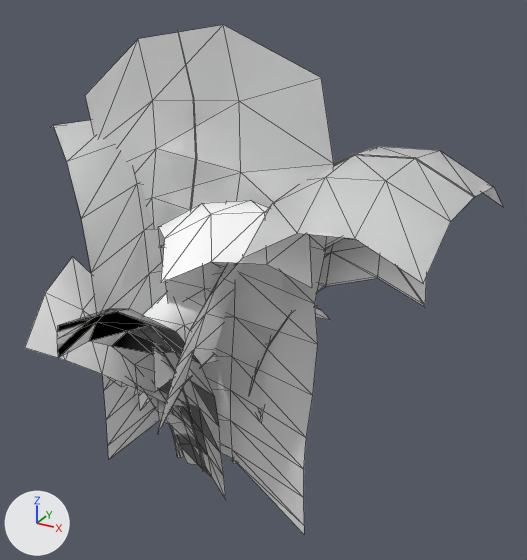
An edit to the FBX model Assets/Assets_Review/Taco_Party/Palm/ParlorPalm/Meshes/MSH_ParlorPalm_B.fbx, drawn before and after from the same camera.
Camera for both pictures: a camera (50 mm lens) standing at (0.534, -0.758, 0.698) and looking at (0.08, 0.067, 0.286). Arrows for +X, +Y and +Z are at lower left; the lights stay in place. Mesh edges are drawn as thin lines. Where no turn or scale is listed for an object, it has been applied to the vertices. Vertices at the same position are counted once.

Script lines for the objects in view, before the commit:
```python
me_mesh_001 = bpy.data.meshes.new('Mesh.001')
me_mesh_001.from_pydata(...)  # 1002 vertices, 1616 faces; spans x -0.324..0.379, y -0.231..0.315, z -0.037..0.63
# faces by material slot: [1064, 552]
me_mesh_001.materials.append(mat_m_stemupdate)  # its picture is missing
me_mesh_001.materials.append(mat_m_parlorpalm_b)  # its picture is missing
me_mesh_002 = bpy.data.meshes.new('Mesh.002')
me_mesh_002.from_pydata(...)  # 520 vertices, 814 faces; spans x -0.324..0.379, y -0.231..0.317, z -0.037..0.63
# faces by material slot: [442, 372]
me_mesh_002.materials.append(mat_m_stemupdate)  # its picture is missing
me_mesh_002.materials.append(mat_m_parlorpalm_b)  # its picture is missing
me_mesh_003 = bpy.data.meshes.new('Mesh.003')
me_mesh_003.from_pydata(...)  # 243 vertices, 378 faces; spans x -0.324..0.379, y -0.156..0.232, z -0.037..0.63
# faces by material slot: [186, 192]
me_mesh_003.materials.append(mat_m_stemupdate)  # its picture is missing
me_mesh_003.materials.append(mat_m_parlorpalm_b)  # its picture is missing
ob_msh_parlorpalm_b_lod0_geo = bpy.data.objects.new('MSH_ParlorPalm_B_LOD0_GEO', me_mesh_001)
ob_msh_parlorpalm_b_lod0_geo.location = (0.0, 0.0, 0.0)
ob_msh_parlorpalm_b_lod1_geo = bpy.data.objects.new('MSH_ParlorPalm_B_LOD1_GEO', me_mesh_002)
ob_msh_parlorpalm_b_lod1_geo.location = (0.0, 0.0, 0.0)
ob_msh_parlorpalm_b_lod2_geo = bpy.data.objects.new('MSH_ParlorPalm_B_LOD2_GEO', me_mesh_003)
ob_msh_parlorpalm_b_lod2_geo.location = (0.0, 0.0, 0.0)
```
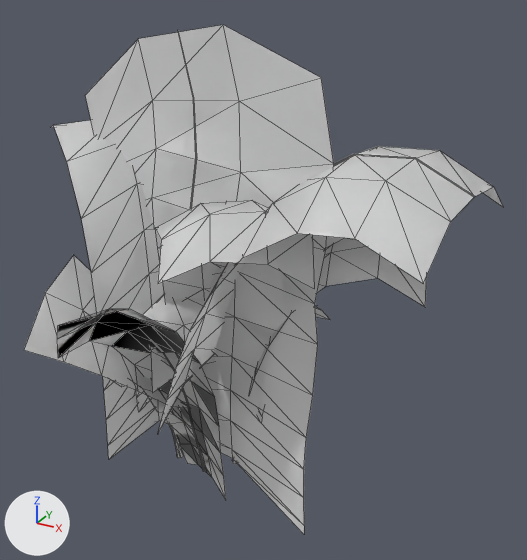
Boxes [x1, y1, x2, y2] around the edits, measured in the pictures (527 x 560 px; the box of a moved part takes in the faces that stretch with it):
'MSH_ParlorPalm_B_LOD0_GEO', reshaped
    before: [25, 25, 503, 534]
    after: [24, 25, 503, 534]
'MSH_ParlorPalm_B_LOD1_GEO', reshaped
    before: [58, 236, 427, 476]
    after: [58, 309, 221, 476]
'MSH_ParlorPalm_B_LOD2_GEO', reshaped (not visible before)
    after: [63, 310, 211, 434]
part 1 of me_mesh_002, built on
    before: [120, 310, 211, 434]
    after: [63, 316, 221, 465]
part 2 of me_mesh_001, moved or reshaped
    before: [158, 200, 311, 302]
    after: [155, 200, 314, 303]
part 3 of me_mesh_001, moved or reshaped (not visible before)
    after: [259, 236, 343, 422]
part 4 of me_mesh_001, moved or reshaped
    before: [25, 238, 365, 410]
    after: [24, 238, 427, 411]

The change in detail:
me_mesh_001 is used by ob_msh_parlorpalm_b_lod0_geo; location (0.0, 0.0, 0.0).
me_mesh_001 had 1002 vertices, 1616 faces and spanned x -0.324..0.379, y -0.231..0.315, z -0.037..0.63.
me_mesh_001 now has 1002 vertices, 1616 faces and spans x -0.324..0.379, y -0.231..0.317, z -0.037..0.63.
me_mesh_001 part 2: the loose piece of 36 vertices spanning x -0.021..0.235, y -0.203..0.075, z 0.136..0.448 is multiplied about its middle by the matrix ((1.025, 0.019, 0.001), (0.02, 1.016, 0.0), (-0.001, 0.001, 1.002)), then moved by (0.0, 0.0, -0.001).
me_mesh_001 part 3: the loose piece of 40 vertices spanning x -0.065..0.267, y -0.027..0.315, z 0.122..0.423 is multiplied about its middle by the matrix ((1.031, -0.016, -0.002), (-0.018, 1.01, 0.001), (-0.002, -0.002, 1.003)), then moved by (0.0, 0.0, -0.001).
me_mesh_001 part 4: 68 of 1002 vertices moved; they spanned x -0.181..0.324, y -0.164..0.166, z 0.089..0.378 and now span x -0.181..0.325, y -0.167..0.169, z 0.088..0.378; mean shift (0.0, 0.0, -0.001); largest move (-0.153, -0.164, 0.227) -> (-0.153, -0.167, 0.225).
me_mesh_002 is used by ob_msh_parlorpalm_b_lod1_geo; location (0.0, 0.0, 0.0).
me_mesh_002 had 520 vertices, 814 faces and spanned x -0.324..0.379, y -0.231..0.317, z -0.037..0.63.
me_mesh_002 now has 625 vertices, 948 faces and spans x -0.324..0.379, y -0.231..0.317, z -0.037..0.63.
Part 1, on me_mesh_002:
20 faces are deleted.
17 vertices are added at x -0.181..0.032, y -0.167..0.014, z 0.088..0.306.
40 new faces join them, mat_m_parlorpalm_b (its picture is missing).
me_mesh_003 is used by ob_msh_parlorpalm_b_lod2_geo; location (0.0, 0.0, 0.0).
me_mesh_003 had 243 vertices, 378 faces and spanned x -0.324..0.379, y -0.156..0.232, z -0.037..0.63.
me_mesh_003 now has 395 vertices, 560 faces and spans x -0.324..0.379, y -0.231..0.317, z -0.037..0.63.
me_mesh_003 part 5: a new loose piece of 36 vertices spanning x -0.075..0.081, y -0.231..-0.001, z -0.02..0.326, in mat_m_parlorpalm_b (its picture is missing).
